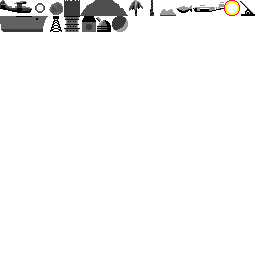
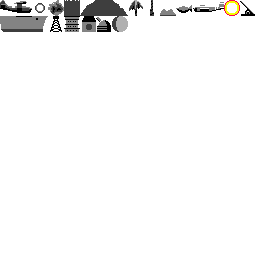
Layer changes from the first 256×256 image to the second:
painted on "tiles.png copy" over (x1=0, y1=0, x2=254, y2=32)
